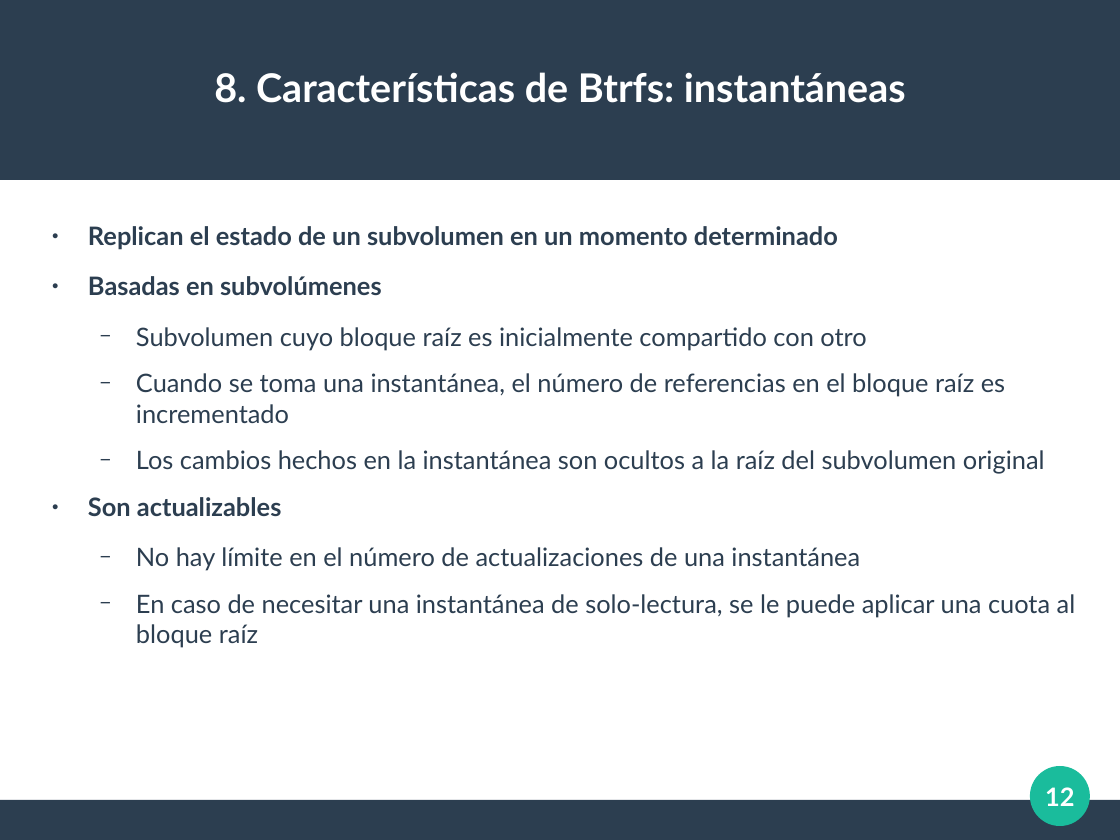
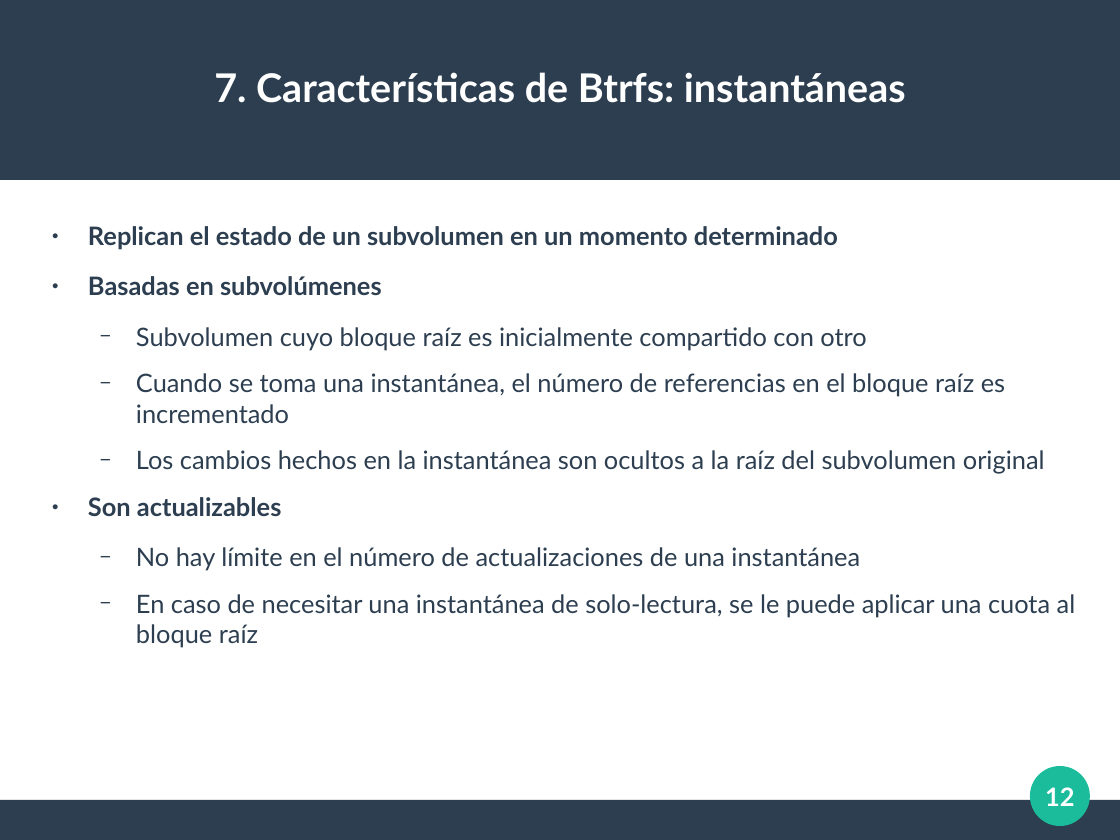
Before and after one commit to AlmuHS/Practicas_AdminServidores, a slide deck: slide 12 of Trabajo_Btrfs/Presentacion_Btrfs.odp. Drawn at 1120x840 pixels with LibreOffice and Linux fonts; fonts in the diff are those of the drawing. Boxes give left, top, right and bottom in pixels: in the first picture for what was removed or moved away, otherwise in the second. Text is boxed around its words. In the diff, an @@ line names an element or a change of style, - is before the commit and + after.

```diff
--- a/Trabajo_Btrfs/Presentacion_Btrfs.odp
+++ b/Trabajo_Btrfs/Presentacion_Btrfs.odp
@@ title at <box>214,72,906,103</box>: text changed @@
-8. Características de Btrfs: instantáneas
+7. Características de Btrfs: instantáneas
```
Also in this commit, not shown: 14 other slides changed.
